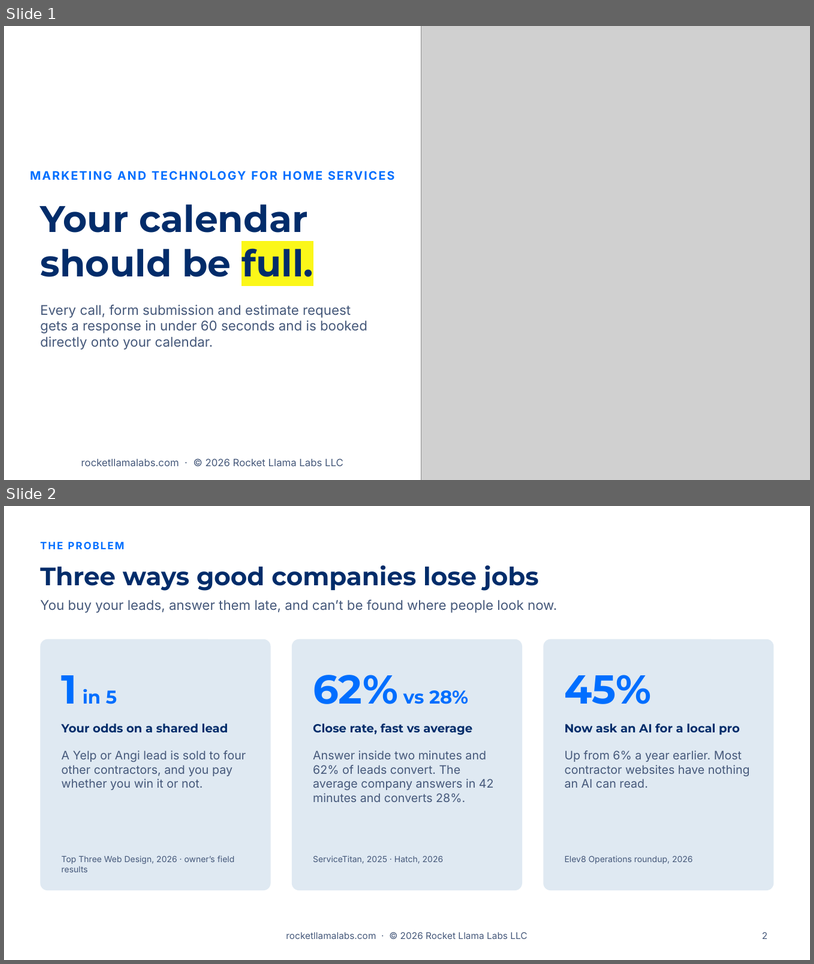
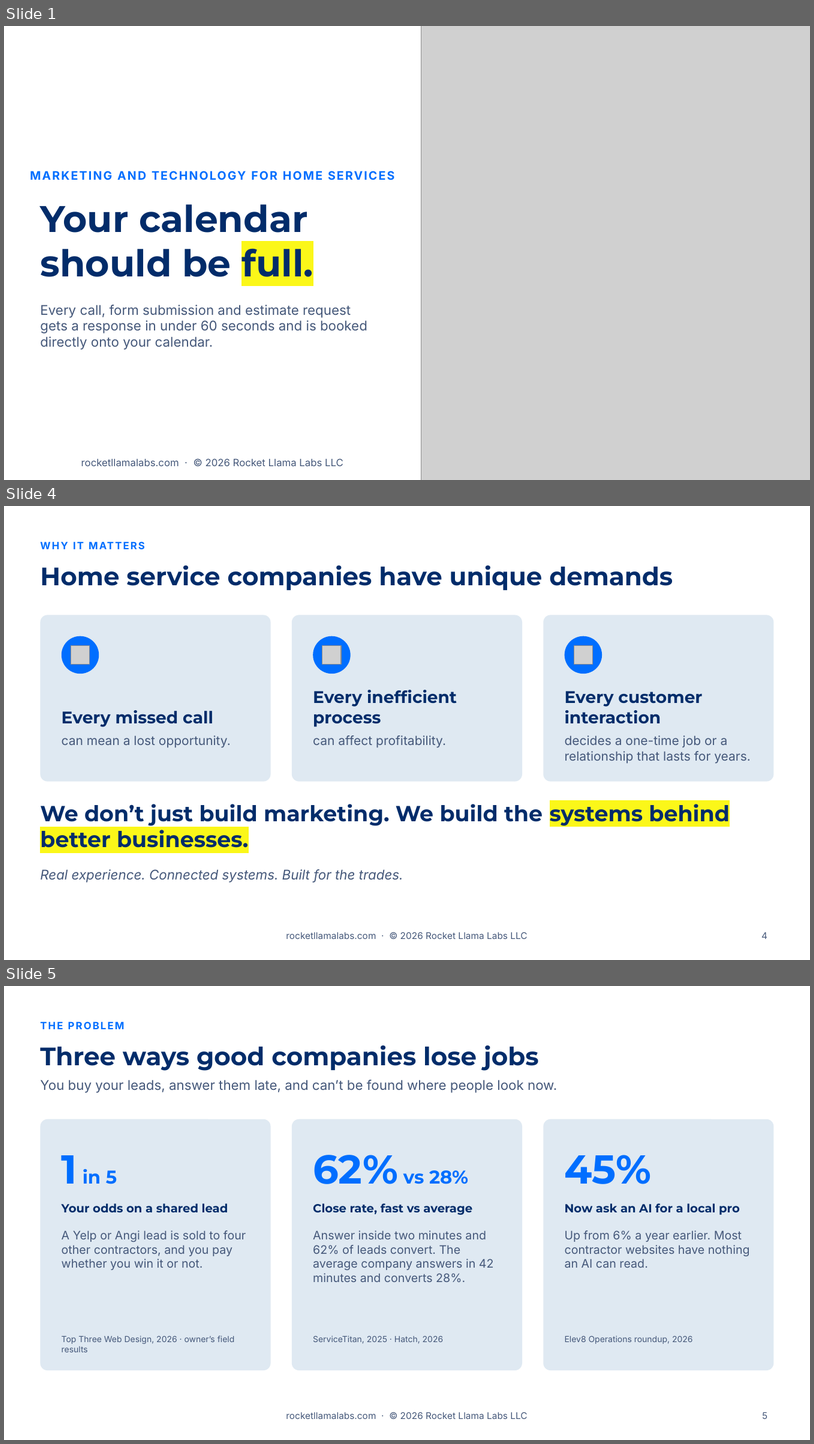
Before and after one commit to RocketLlamaLabs/rocketllama-website, a slide deck: public/slides/v1/rocket-llama-labs-sales-presentation-v1.pptx. Shown one above the other, each under a label of ours: slides 1 and 2 before the commit, slides 1, 4 and 5 after it; the slides between them are not shown. The pictures are 814x964 and 814x1444 pixels, drawn with LibreOffice and Linux fonts; fonts in the diff are those of the drawing; grey boxes stand for pictures; background and template pictures are left out. Boxes give left, top, right and bottom in pixels: in the first picture for what was removed or moved away, otherwise in the second. Text is boxed around its words. In the diff, an @@ line names an element or a change of style, - is before the commit and + after.

```diff
--- a/public/slides/v1/rocket-llama-labs-sales-presentation-v1.pptx
+++ b/public/slides/v1/rocket-llama-labs-sales-presentation-v1.pptx
@@ slide 4 added at bbox=[4, 506, 810, 960], background #FFFFFF; not listed: 1 template element that a slide beside it also shows @@
@@ text added at bbox=[40, 539, 774, 558], 12 pt, text #006EFF, bold @@
+WHY IT MATTERS
@@ title added at bbox=[40, 565, 673, 590], 30 pt, text #022C6A, bold @@
+Home service companies have unique demands
@@ rounded rectangle added at bbox=[40, 615, 271, 781], fill #DFE9F2 @@
@@ rounded rectangle added at bbox=[292, 615, 522, 781], fill #DFE9F2 @@
@@ rounded rectangle added at bbox=[543, 615, 774, 781], fill #DFE9F2 @@
@@ ellipse added at bbox=[62, 636, 99, 673], fill #006EFF @@
@@ picture added at bbox=[71, 646, 89, 664] @@
@@ ellipse added at bbox=[313, 636, 351, 673], fill #006EFF @@
@@ picture added at bbox=[323, 646, 342, 664] @@
@@ ellipse added at bbox=[565, 636, 602, 673], fill #006EFF @@
@@ picture added at bbox=[575, 646, 593, 664] @@
@@ text added at bbox=[313, 690, 457, 727], 20 pt, text #022C6A, bold @@
+Every inefficient process
@@ text added at bbox=[565, 691, 702, 724], 20 pt, text #022C6A, bold @@
+Every customer interaction
@@ text added at bbox=[62, 710, 213, 727], 20 pt, text #022C6A, bold @@
+Every missed call
@@ text added at bbox=[62, 735, 231, 748], 15 pt, text #45587A @@
+can mean a lost opportunity.
@@ text added at bbox=[313, 735, 446, 748], 15 pt, text #45587A @@
+can affect profitability.
@@ text added at bbox=[565, 735, 751, 763], 15 pt, text #45587A @@
+decides a one-time job or a relationship that lasts for years.
@@ text added at bbox=[40, 804, 730, 847], 26 pt, text #022C6A, bold @@
+We don’t just build marketing. We build the systems behind better businesses.
@@ text added at bbox=[40, 869, 404, 882], 16 pt, text #45587A, italic @@
+Real experience. Connected systems. Built for the trades.
@@ page number added at bbox=[762, 932, 768, 939], 11 pt, text #45587A @@
+4
@@ what was slide 2 is now slide 5 @@
@@ page number at bbox=[762, 1412, 768, 1419]: text changed @@
-2
+5
```
Also in this commit, not shown: 2 other slides added, 16 other files.
